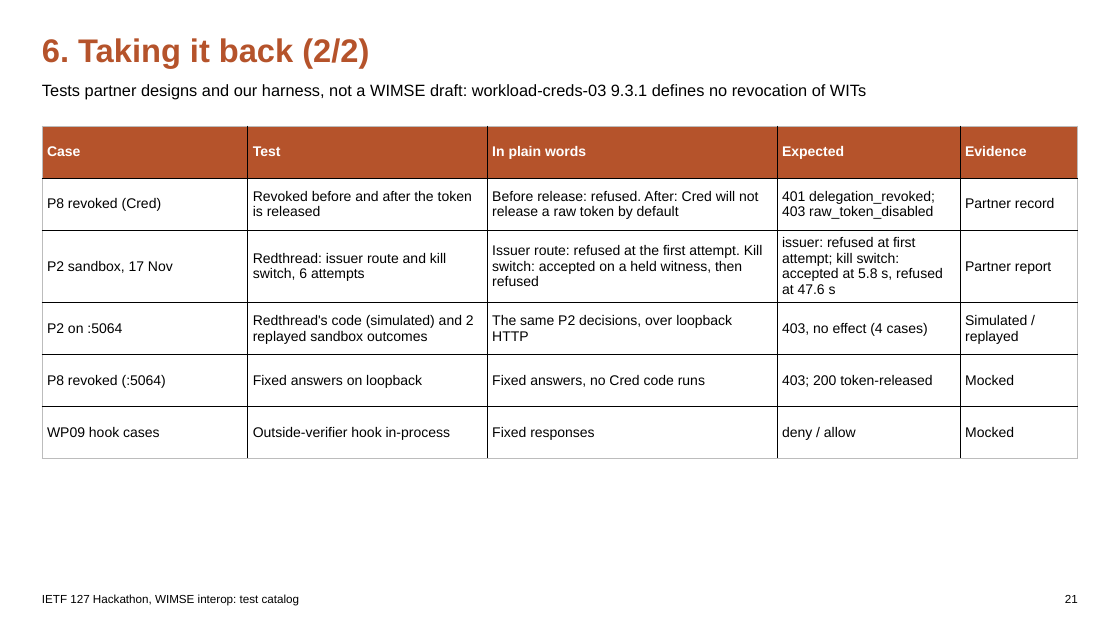
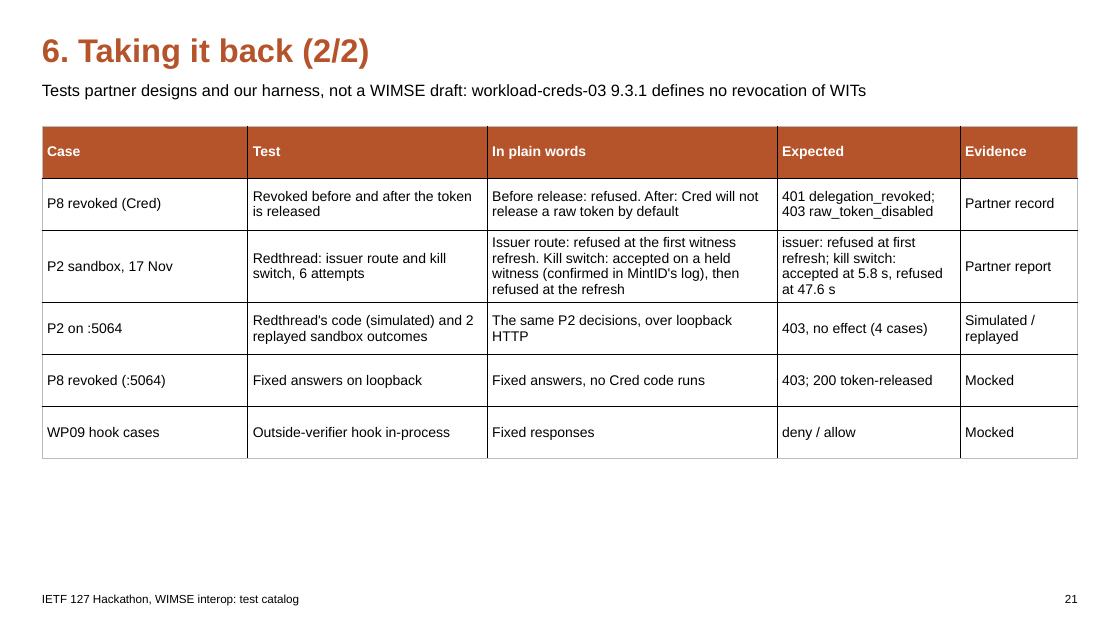
Before and after one commit to apelov/IETF127-Hackathon-AI2II-WIMSE, a slide deck: slide 21 of IETF127_WIMSE_Test_Catalog.pptx. Drawn at 1120x630 pixels with LibreOffice and Linux fonts; fonts in the diff are those of the drawing. Boxes give left, top, right and bottom in pixels: in the first picture for what was removed or moved away, otherwise in the second. Text is boxed around its words. In the diff, an @@ line names an element or a change of style, - is before the commit and + after.

```diff
--- a/IETF127_WIMSE_Test_Catalog.pptx
+++ b/IETF127_WIMSE_Test_Catalog.pptx
@@ table at (42, 126, 1078, 444) @@
-row 3, column 3: Issuer route: refused at the first attempt. Kill switch: accepted on a held witness, then refused
+row 3, column 3: Issuer route: refused at the first witness refresh. Kill switch: accepted on a held witness (confirmed in MintID's log), then refused at the refresh
-row 3, column 4: issuer: refused at first attempt; kill switch: accepted at 5.8 s, refused at 47.6 s
+row 3, column 4: issuer: refused at first refresh; kill switch: accepted at 5.8 s, refused at 47.6 s
```
Also in this commit, not shown: 5 other slides changed, 25 other files.
